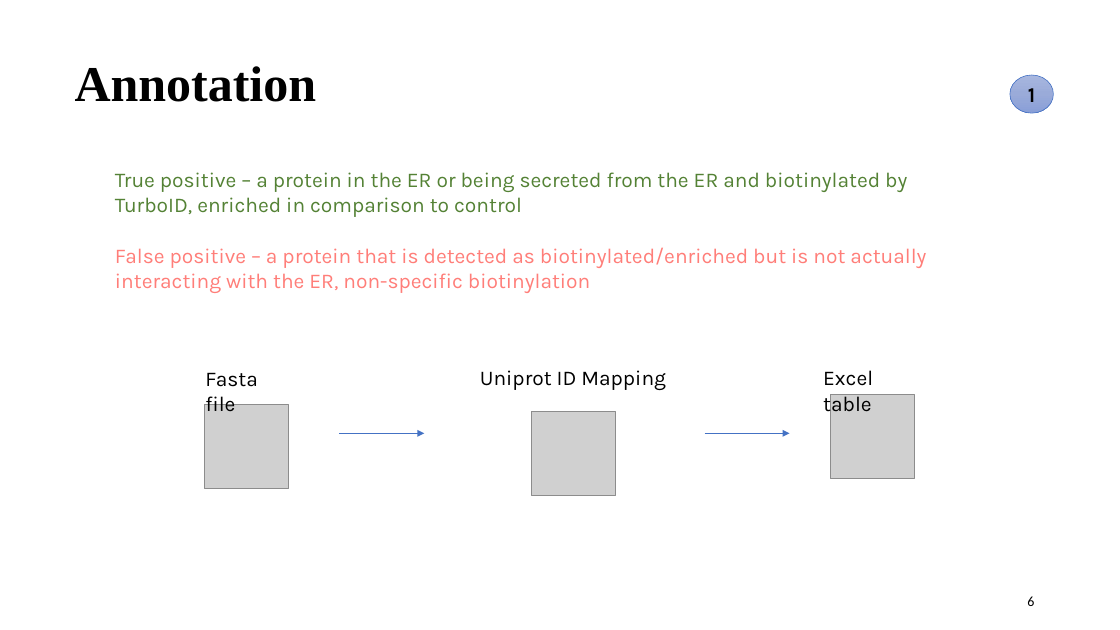
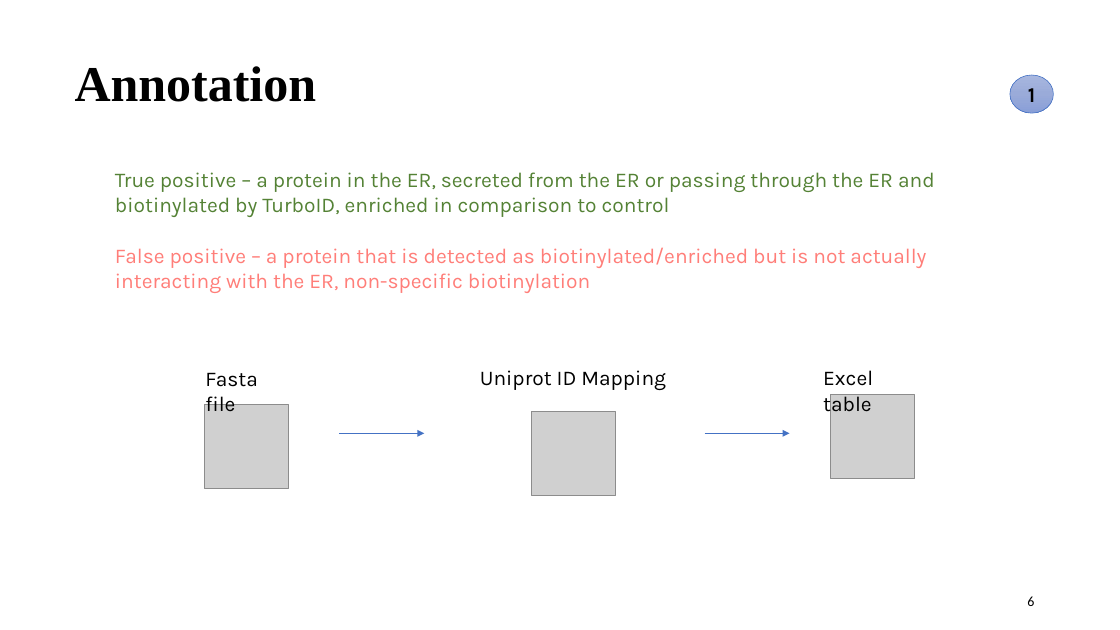
Before and after one commit to vinogradova-lab/cell-type-specific-proximity-labeling, a slide deck: slide 7 of docs/group_meeting_pp_turboid.pptx. Drawn at 1120x630 pixels with LibreOffice and Linux fonts; fonts in the diff are those of the drawing; grey boxes stand for pictures. Boxes give left, top, right and bottom in pixels: in the first picture for what was removed or moved away, otherwise in the second. Text is boxed around its words. In the diff, an @@ line names an element or a change of style, - is before the commit and + after.

Commit message:
fixes pp

```diff
--- a/docs/group_meeting_pp_turboid.pptx
+++ b/docs/group_meeting_pp_turboid.pptx
@@ text at bbox=[115, 172, 935, 217]: text changed @@
-True positive – a protein in the ER or being secreted from the ER and biotinylated by TurboID, enriched in comparison to control
+True positive – a protein in the ER, secreted from the ER or passing through the ER and biotinylated by TurboID, enriched in comparison to control
```
